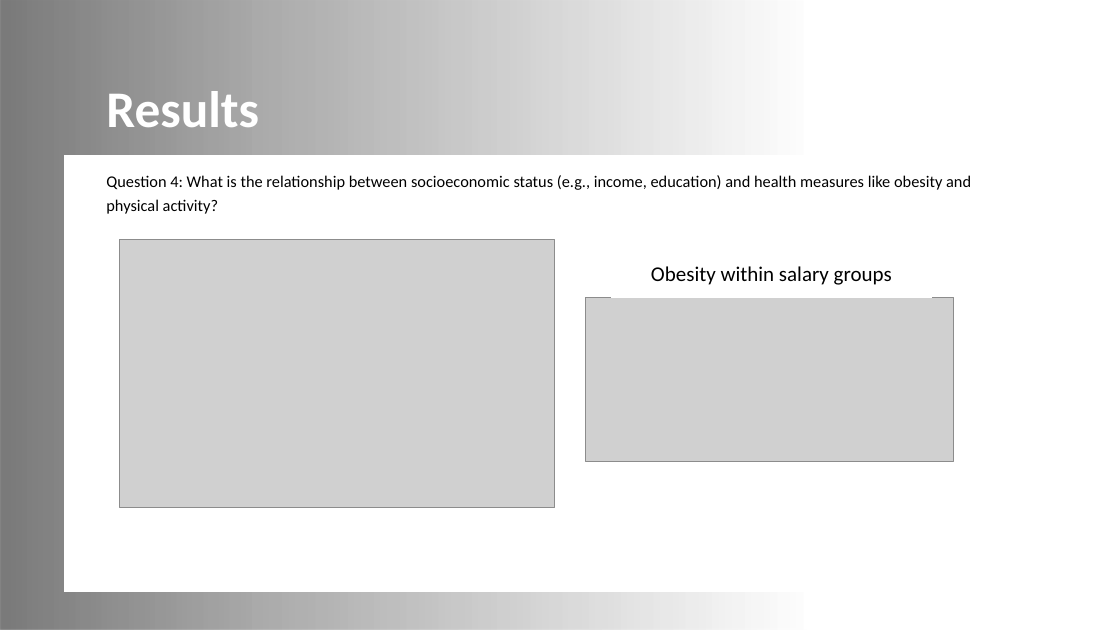
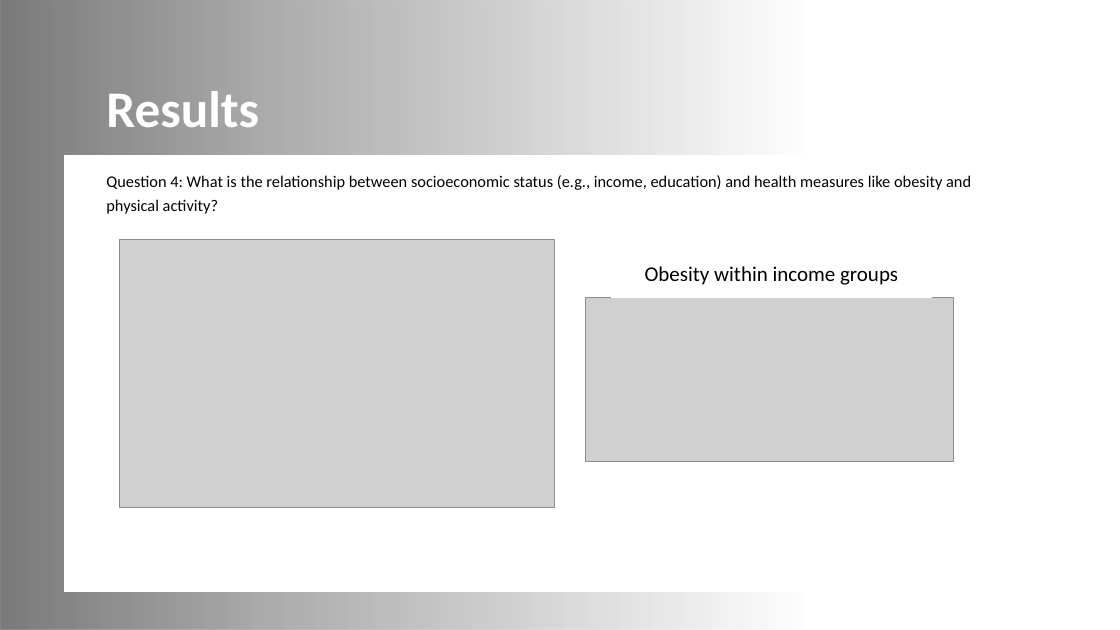
Before and after one commit to HudsonIAState/DS202Final, a slide deck: slide 12 of American Health Final Presentation DS202.pptx. Drawn at 1120x630 pixels with LibreOffice and Linux fonts; fonts in the diff are those of the drawing; grey boxes stand for pictures; background and template pictures are left out. Boxes give left, top, right and bottom in pixels: in the first picture for what was removed or moved away, otherwise in the second. Text is boxed around its words. In the diff, an @@ line names an element or a change of style, - is before the commit and + after.

```diff
--- a/American Health Final Presentation DS202.pptx
+++ b/American Health Final Presentation DS202.pptx
@@ text in rectangle at (645,266,898,285): text changed @@
-Obesity within salary groups
+Obesity within income groups
```
Also in this commit, not shown: 4 other slides changed, 1 other file.
